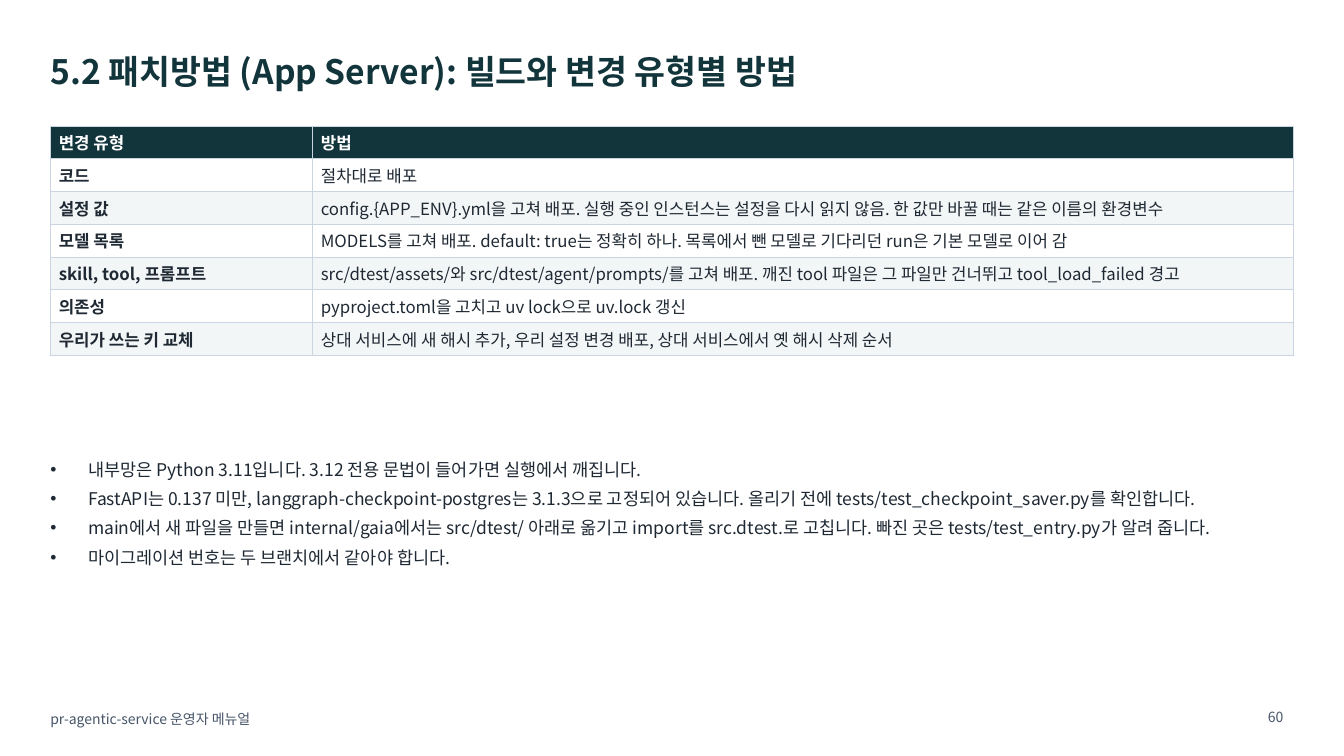
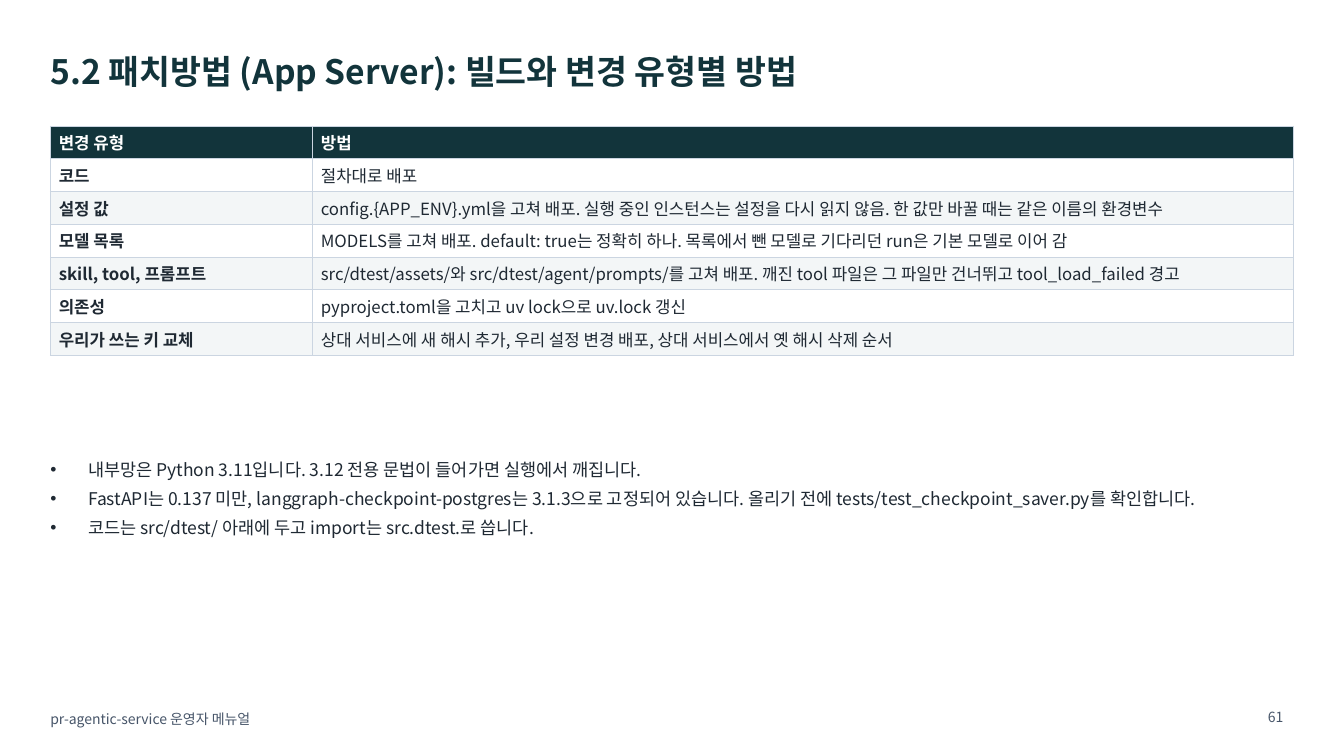
Before and after one commit to KimHwaJin/pr-agentic-service, a slide deck: slide 61 of docs/deliverables/08-operator-manual.pptx (slide 60 before the commit). Drawn at 1344x756 pixels with LibreOffice and Linux fonts; fonts in the diff are those of the drawing. Boxes give left, top, right and bottom in pixels: in the first picture for what was removed or moved away, otherwise in the second. Text is boxed around its words. In the diff, an @@ line names an element or a change of style, - is before the commit and + after.

```diff
--- a/docs/deliverables/08-operator-manual.pptx
+++ b/docs/deliverables/08-operator-manual.pptx
@@ text at [88,519,534,538]: text changed @@
-• main에서 새 파일을 만들면 internal/gaia에서는 src/dtest/ 아래로 옮기고 import를 src.dtest.로 고칩니다. 빠진 곳은 tests/test_entry.py가 알려 줍니다.
-• 마이그레이션 번호는 두 브랜치에서 같아야 합니다.
+• 코드는 src/dtest/ 아래에 두고 import는 src.dtest.로 씁니다.
@@ page number at [1268,711,1284,722]: text changed @@
-60
+61
```
Also in this commit, not shown: 7 other slides changed, 1 slide added, 12 other files.
